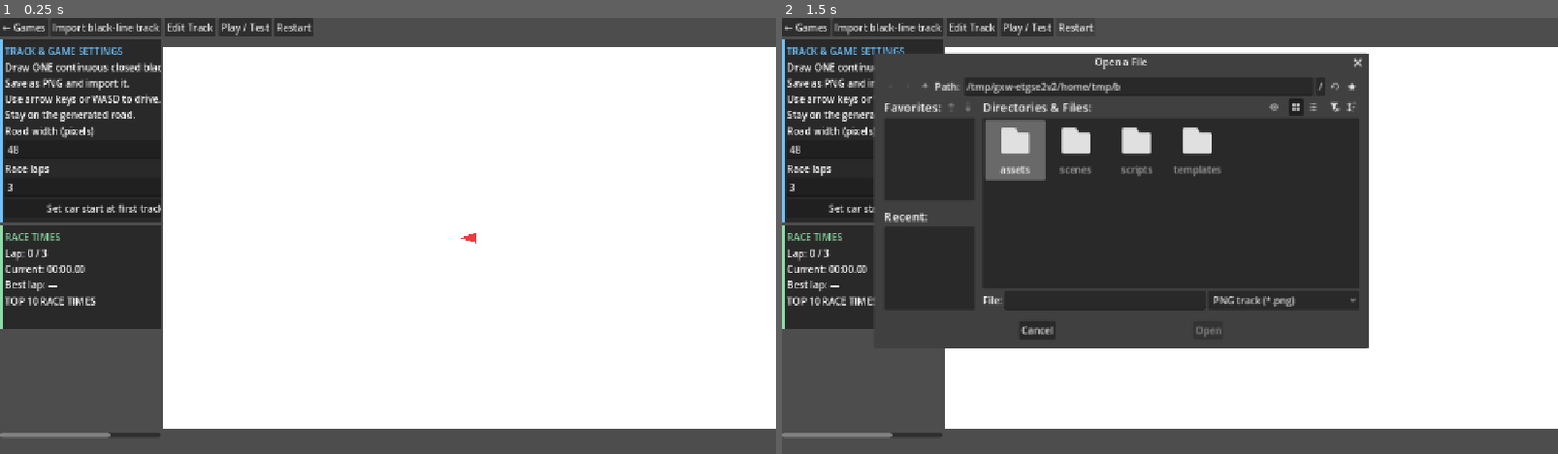
Above: before the commit, frames 1-2 (left to right).
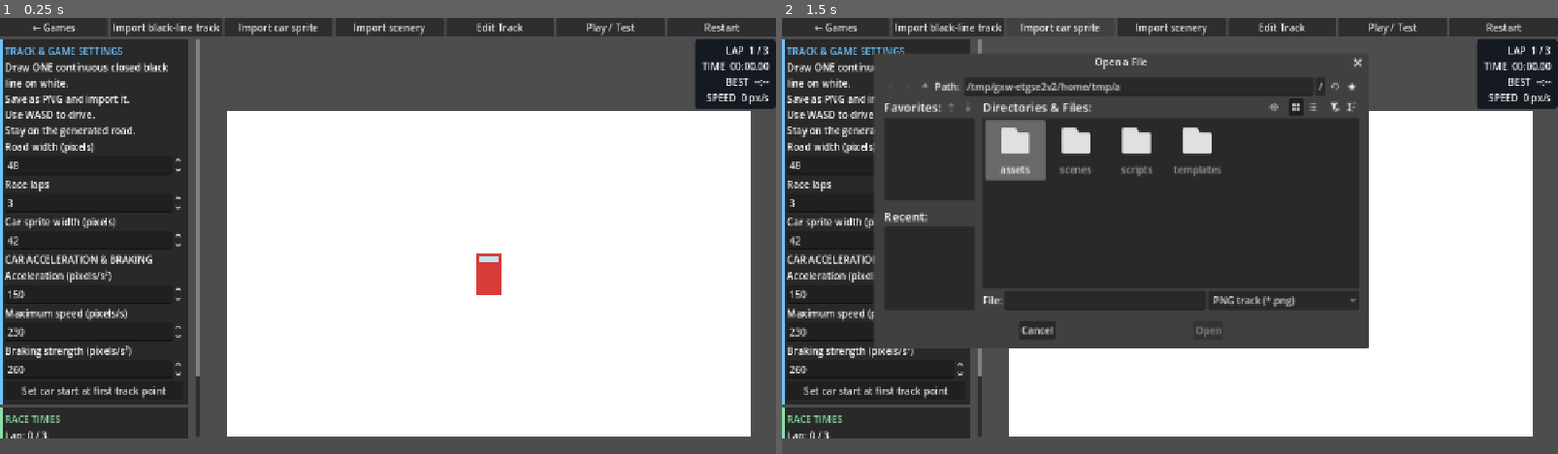
Above: after the commit, the same moments.

Repository: schmooza/Godot-game-maker
Game: Godot game, scene res://scenes/racing_editor.tscn
Same seed, same stepped clock (60 frames per second), same inputs: the game is played once before the commit and once after it. This scene is started directly instead of the project's main scene.
Inputs (mouse positions are in pixels of both pictures, inside the frame that each line leads up to):
- Up to frame 1 (0.25 s): no input
- Up to frame 2 (1.5 s): click "Import black-line track" at 0.5 s; click (1061, 26) at 1.25 s, where only the run after the commit has a clickable "Import car sprite"

The runs differ from the first frame. In frame 1, 33% of the frame differs, in the area x 0-100%, y 0-97%; in frame 2, 19%.

Commit message:
racing works
car scenery and accerelation

Diff:
--- a/project.godot
+++ b/project.godot
@@ -1,21 +1,37 @@
+; Engine configuration file.
+; It's best edited using the editor UI and not directly,
+; since the parameters that go here are not all obvious.
+;
+; Format:
+;   [section] ; section goes between []
+;   param=value ; assign values to parameters
+
 config_version=5
 
+[animation]
+
+compatibility/default_parent_skeleton_in_mesh_instance_3d=true
+
 [application]
+
 config/name="The Post-it Note Game Engine"
 run/main_scene="res://scenes/main.tscn"
-config/features=PackedStringArray("4.3", "GL Compatibility")
+config/features=PackedStringArray("4.7", "GL Compatibility")
+
+[autoload]
+
+EditorState="*res://scripts/editor_state.gd"
+AssetStore="*res://scripts/asset_store.gd"
+SharedData="*res://scripts/shared_data.gd"
 
 [display]
+
 window/size/viewport_width=1280
 window/size/viewport_height=720
 window/stretch/mode="canvas_items"
+window/stretch/aspect="expand"
 
 [rendering]
+
 renderer/rendering_method="gl_compatibility"
 renderer/rendering_method.mobile="gl_compatibility"
-textures/default_filters/use_nearest_mipmap_filter=false
-
-[autoload]
-EditorState="*res://scripts/editor_state.gd"
-AssetStore="*res://scripts/asset_store.gd"
-SharedData="*res://scripts/shared_data.gd"
--- /dev/null
+++ b/scripts/racing_car_view.gd
@@ -0,0 +1,22 @@
+extends Control
+var controller: Control
+func _draw() -> void:
+	var c: Variant = controller
+	var scale_factor: float = minf(size.x / 900.0, size.y / 560.0)
+	var pos: Vector2 = c.car_position
+	var angle: float = c.car_angle
+	if c.car_texture != null:
+		var source_size: Vector2 = c.car_texture.get_size()
+		# Car body is a portrait rectangle: front at the short top edge.
+		# Draw into a consistent 1:1.7 body shape, regardless of source PNG ratio.
+		var sprite_size := Vector2(c.car_sprite_width, c.car_sprite_width * 1.7)
+		draw_set_transform(pos * scale_factor, angle, Vector2.ONE * scale_factor)
+		draw_texture_rect(c.car_texture, Rect2(-sprite_size * 0.5, sprite_size), false)
+		draw_set_transform(Vector2.ZERO, 0.0, Vector2.ONE)
+	else:
+		# Rectangular default car, with windscreen at the front (short edge).
+		var car_rect := Rect2(Vector2(-c.car_sprite_width * 0.5, -c.car_sprite_width * 0.85), Vector2(c.car_sprite_width, c.car_sprite_width * 1.7))
+		draw_set_transform(pos * scale_factor, angle, Vector2.ONE * scale_factor)
+		draw_rect(car_rect, Color("#d83c39"))
+		draw_rect(Rect2(car_rect.position + Vector2(5, 5), Vector2(car_rect.size.x - 10, 9)), Color("#b8e8f5"))
+		draw_set_transform(Vector2.ZERO, 0.0, Vector2.ONE)
--- a/scripts/racing_editor.gd
+++ b/scripts/racing_editor.gd
@@ -4,12 +4,22 @@
 const SCORE_PATH := "user://racing_best_times.json"
 var track_image: Image
 var track_texture: Texture2D
+var scenery_texture: Texture2D
+const SCENERY_PATH := "user://racing_scenery.png"
+var car_texture: Texture2D
+var car_sprite_width := 42.0
+var car_size_spin: SpinBox
+const CAR_SPRITE_PATH := "user://racing_car_sprite.png"
 var track_points: Array[Vector2] = []
 var playing := false
 var car_position := Vector2.ZERO
 var car_angle := 0.0
 var car_speed := 0.0
 var road_width := 48.0
+var acceleration := 150.0
+var max_forward_speed := 230.0
+var brake_strength := 260.0
+var coast_drag := 85.0
 var total_laps := 3
 var lap := 0
 var elapsed := 0.0
@@ -20,12 +30,22 @@
 var last_checkpoint := -1
 var scores: Array = []
 var track_view: Control
+var car_view: Control
+var checkpoint_targets: Array[Vector2] = []
+var road_cells: Dictionary = {}
+const ROAD_CELL_SIZE := 24
 var road_spin: SpinBox
 var laps_spin: SpinBox
+var acceleration_spin: SpinBox
+var max_speed_spin: SpinBox
+var brake_spin: SpinBox
 var status: Label
 var timer_label: Label
+var map_hud_label: Label
 var score_label: Label
 var dialog: FileDialog
+var car_dialog: FileDialog
+var scenery_dialog: FileDialog
 var scene_panel: VBoxContainer
 var race_panel: VBoxContainer
 var track_file := "user://racing_track.png"
@@ -34,17 +54,23 @@
 	_load_scores()
 	_build()
 	_load_track()
+	_load_car_sprite()
+	_load_scenery()
 	_update_status()
 	set_process(true)
 
 func _build() -> void:
 	var root := VBoxContainer.new()
+	add_child(root)
 	root.set_anchors_and_offsets_preset(Control.PRESET_FULL_RECT)
-	add_child(root)
+	root.size_flags_horizontal = Control.SIZE_EXPAND_FILL
+	root.size_flags_vertical = Control.SIZE_EXPAND_FILL
 	var toolbar := HBoxContainer.new()
 	root.add_child(toolbar)
 	_button(toolbar, "← Games", func(): get_tree().change_scene_to_file("res://scenes/main.tscn"))
-	_button(toolbar, "Import black-line track", func(): dialog.popup_centered_ratio(0.75))
+	_button(toolbar, "Import black-line track", _open_track_dialog)
+	_button(toolbar, "Import car sprite", _open_car_dialog)
+	_button(toolbar, "Import scenery", _open_scenery_dialog)
 	_button(toolbar, "Edit Track", func(): playing = false; _update_status(); track_view.queue_redraw())
 	_button(toolbar, "Play / Test", _start)
 	_button(toolbar, "Restart", _start)
@@ -52,14 +78,17 @@
 	content.size_flags_vertical = Control.SIZE_EXPAND_FILL
 	root.add_child(content)
 	var scroll := ScrollContainer.new()
-	scroll.custom_minimum_size.x = 265
+	scroll.custom_minimum_size.x = 330
+	scroll.size_flags_horizontal = Control.SIZE_SHRINK_BEGIN
+	scroll.horizontal_scroll_mode = ScrollContainer.SCROLL_MODE_DISABLED
 	content.add_child(scroll)
 	var sidebar := VBoxContainer.new()
-	sidebar.custom_minimum_size.x = 250
+	sidebar.custom_minimum_size.x = 310
 	scroll.add_child(sidebar)
 	scene_panel = _section(sidebar, "TRACK & GAME SETTINGS", Color("#70c2fa"))
 	var instructions := Label.new()
-	instructions.text = "Draw ONE continuous closed black line on white.\nSave as PNG and import it.\nUse arrow keys or WASD to drive.\nStay on the generated road."
+	instructions.text = "Draw ONE continuous closed black line on white.\nSave as PNG and import it.\nUse WASD to drive.\nStay on the generated road."
+	instructions.autowrap_mode = TextServer.AUTOWRAP_WORD_SMART
 	scene_panel.add_child(instructions)
 	var road_label := Label.new()
 	road_label.text = "Road width (pixels)"
@@ -79,30 +108,197 @@
 	laps_spin.value = 3
 	laps_spin.value_changed.connect(func(v: float): total_laps = int(v); _save_config(); _update_status())
 	scene_panel.add_child(laps_spin)
+	var sprite_size_label := Label.new()
+	sprite_size_label.text = "Car sprite width (pixels)"
+	scene_panel.add_child(sprite_size_label)
+	car_size_spin = SpinBox.new()
+	car_size_spin.min_value = 16
+	car_size_spin.max_value = 100
+	car_size_spin.step = 2
+	car_size_spin.value = car_sprite_width
+	car_size_spin.value_changed.connect(func(value: float): car_sprite_width = value; _save_config(); car_view.queue_redraw())
+	scene_panel.add_child(car_size_spin)
+	var drive_heading := Label.new()
+	drive_heading.text = "CAR ACCELERATION & BRAKING"
+	scene_panel.add_child(drive_heading)
+	var accel_label := Label.new()
+	accel_label.text = "Acceleration (pixels/s²)"
+	scene_panel.add_child(accel_label)
+	acceleration_spin = SpinBox.new()
+	acceleration_spin.min_value = 20
+	acceleration_spin.max_value = 800
+	acceleration_spin.step = 10
+	acceleration_spin.value = acceleration
+	acceleration_spin.value_changed.connect(func(v: float): acceleration = v; _save_config())
+	scene_panel.add_child(acceleration_spin)
+	var speed_label := Label.new()
+	speed_label.text = "Maximum speed (pixels/s)"
+	scene_panel.add_child(speed_label)
+	max_speed_spin = SpinBox.new()
+	max_speed_spin.min_value = 40
+	max_speed_spin.max_value = 600
+	max_speed_spin.step = 10
+	max_speed_spin.value = max_forward_speed
+	max_speed_spin.value_changed.connect(func(v: float): max_forward_speed = v; _save_config())
+	scene_panel.add_child(max_speed_spin)
+	var brake_label := Label.new()
+	brake_label.text = "Braking strength (pixels/s²)"
+	scene_panel.add_child(brake_label)
+	brake_spin = SpinBox.new()
+	brake_spin.min_value = 40
+	brake_spin.max_value = 1000
+	brake_spin.step = 10
+	brake_spin.value = brake_strength
+	brake_spin.value_changed.connect(func(v: float): brake_strength = v; _save_config())
+	scene_panel.add_child(brake_spin)
 	_button(scene_panel, "Set car start at first track point", _reset_car)
 	race_panel = _section(sidebar, "RACE TIMES", Color("#8cdea6"))
 	timer_label = Label.new()
 	race_panel.add_child(timer_label)
 	score_label = Label.new()
 	race_panel.add_child(score_label)
+	# Separate HUD from the track: it has its own reserved row above the canvas.
+	var game_column := VBoxContainer.new()
+	game_column.size_flags_horizontal = Control.SIZE_EXPAND_FILL
+	game_column.size_flags_vertical = Control.SIZE_EXPAND_FILL
+	content.add_child(game_column)
+	var hud_row := HBoxContainer.new()
+	game_column.add_child(hud_row)
+	var hud_spacer := Control.new()
+	hud_spacer.size_flags_horizontal = Control.SIZE_EXPAND_FILL
+	hud_row.add_child(hud_spacer)
+	var hud_panel := PanelContainer.new()
+	hud_row.add_child(hud_panel)
+	hud_panel.mouse_filter = Control.MOUSE_FILTER_IGNORE
+	var hud_style := StyleBoxFlat.new()
+	hud_style.bg_color = Color(0.07, 0.09, 0.12, 0.95)
+	hud_style.corner_radius_top_left = 7
+	hud_style.corner_radius_top_right = 7
+	hud_style.corner_radius_bottom_left = 7
+	hud_style.corner_radius_bottom_right = 7
+	hud_style.content_margin_left = 12
+	hud_style.content_margin_right = 12
+	hud_style.content_margin_top = 7
+	hud_style.content_margin_bottom = 7
+	hud_panel.add_theme_stylebox_override("panel", hud_style)
+	map_hud_label = Label.new()
+	map_hud_label.add_theme_color_override("font_color", Color.WHITE)
+	map_hud_label.add_theme_font_size_override("font_size", 16)
+	map_hud_label.horizontal_alignment = HORIZONTAL_ALIGNMENT_RIGHT
+	hud_panel.add_child(map_hud_label)
 	var holder := AspectRatioContainer.new()
 	holder.size_flags_horizontal = Control.SIZE_EXPAND_FILL
 	holder.size_flags_vertical = Control.SIZE_EXPAND_FILL
 	holder.ratio = CANVAS.x / CANVAS.y
-	content.add_child(holder)
+	holder.stretch_mode = AspectRatioContainer.STRETCH_FIT
+	game_column.add_child(holder)
+	var canvas_layer := Control.new()
+	canvas_layer.size_flags_horizontal = Control.SIZE_EXPAND_FILL
+	canvas_layer.size_flags_vertical = Control.SIZE_EXPAND_FILL
+	holder.add_child(canvas_layer)
 	track_view = Control.new()
-	track_view.custom_minimum_size = CANVAS
+	track_view.set_anchors_and_offsets_preset(Control.PRESET_FULL_RECT)
 	track_view.set_script(load("res://scripts/racing_view.gd"))
 	track_view.set("controller", self)
-	holder.add_child(track_view)
+	canvas_layer.add_child(track_view)
+	track_view.set_anchors_and_offsets_preset(Control.PRESET_FULL_RECT)
+	car_view = Control.new()
+	car_view.mouse_filter = Control.MOUSE_FILTER_IGNORE
+	car_view.set_script(load("res://scripts/racing_car_view.gd"))
+	car_view.set("controller", self)
+	canvas_layer.add_child(car_view)
+	car_view.set_anchors_and_offsets_preset(Control.PRESET_FULL_RECT)
 	status = Label.new()
 	root.add_child(status)
 	dialog = FileDialog.new()
 	dialog.access = FileDialog.ACCESS_FILESYSTEM
+	dialog.use_native_dialog = true
 	dialog.file_mode = FileDialog.FILE_MODE_OPEN_FILE
 	dialog.add_filter("*.png", "PNG track")
 	dialog.file_selected.connect(_import_track)
 	add_child(dialog)
+	car_dialog = FileDialog.new()
+	car_dialog.access = FileDialog.ACCESS_FILESYSTEM
+	car_dialog.use_native_dialog = true
+	car_dialog.file_mode = FileDialog.FILE_MODE_OPEN_FILE
+	car_dialog.add_filter("*.png", "PNG car sprite")
+	car_dialog.file_selected.connect(_import_car_sprite)
+	add_child(car_dialog)
+	scenery_dialog = FileDialog.new()
+	scenery_dialog.access = FileDialog.ACCESS_FILESYSTEM
+	scenery_dialog.use_native_dialog = true
+	scenery_dialog.file_mode = FileDialog.FILE_MODE_OPEN_FILE
+	scenery_dialog.add_filter("*.png", "PNG scenery")
+	scenery_dialog.file_selected.connect(_import_scenery)
+	add_child(scenery_dialog)
+
+func _open_scenery_dialog() -> void:
+	scenery_dialog.popup_centered_ratio(0.75)
+
+func _import_scenery(path: String) -> void:
+	var image := Image.new()
+	if image.load(path) != OK:
+		status.text = "Could not load scenery PNG."
+		return
+	image.convert(Image.FORMAT_RGBA8)
+	# The scenery fills the entire track canvas; it is not used for road detection.
+	image.resize(int(CANVAS.x), int(CANVAS.y), Image.INTERPOLATE_LANCZOS)
+	if image.save_png(SCENERY_PATH) != OK:
+		status.text = "Could not save scenery PNG."
+		return
+	scenery_texture = ImageTexture.create_from_image(image)
+	status.text = "Scenery imported. The road is drawn on top."
+	track_view.queue_redraw()
+
+func _load_scenery() -> void:
+	if not FileAccess.file_exists(SCENERY_PATH):
+		return
+	var image := Image.new()
+	if image.load(SCENERY_PATH) == OK:
+		scenery_texture = ImageTexture.create_from_image(image)
+		track_view.queue_redraw()
+
+func _open_car_dialog() -> void:
+	car_dialog.popup_centered_ratio(0.75)
+
+func _import_car_sprite(path: String) -> void:
+	var image := Image.new()
+	if image.load(path) != OK:
+		status.text = "Could not load car PNG."
+		return
+	image.convert(Image.FORMAT_RGBA8)
+	# Trim transparent padding so the car fills its visible rectangle.
+	var used: Rect2i = image.get_used_rect()
+	if used.size.x > 0 and used.size.y > 0:
+		image = image.get_region(used)
+	# Landscape car art: rotate so its long axis runs front-to-back.
+	# Assumes the front is on the right of a landscape PNG.
+	if image.get_width() > image.get_height():
+		image.rotate_90(COUNTERCLOCKWISE)
+	# Sprite faces upwards (towards the top of the PNG).
+	# Preserve the imported image detail; scale only when drawing.
+	# Limit very large imports to keep student projects responsive.
+	var factor: float = minf(1.0, 512.0 / float(maxi(image.get_width(), image.get_height())))
+	if factor < 1.0:
+		image.resize(maxi(1, int(image.get_width() * factor)), maxi(1, int(image.get_height() * factor)), Image.INTERPOLATE_LANCZOS)
+	if image.save_png(CAR_SPRITE_PATH) != OK:
+		status.text = "Could not save car sprite."
+		return
+	car_texture = ImageTexture.create_from_image(image)
+	status.text = "Car sprite imported (front faces up; landscape PNG front assumed right)."
+	track_view.queue_redraw()
+
+func _load_car_sprite() -> void:
+	if not FileAccess.file_exists(CAR_SPRITE_PATH):
+		return
+	var image := Image.new()
+	if image.load(CAR_SPRITE_PATH) == OK:
+		car_texture = ImageTexture.create_from_image(image)
+
+func _open_track_dialog() -> void:
+	if dialog == null:
+		return
+	dialog.popup_centered_ratio(0.75)
 
 func _section(parent: Node, title: String, accent: Color) -> VBoxContainer:
 	var panel := PanelContainer.new()
@@ -125,6 +321,7 @@
 	var button := Button.new()
 	button.text = caption
 	button.pressed.connect(action)
+	button.size_flags_horizontal = Control.SIZE_EXPAND_FILL
 	parent.add_child(button)
 
 func _import_track(path: String) -> void:
@@ -140,6 +337,7 @@
 		return
 	track_image = img
 	track_points = detected
+	_build_road_cells()
 	track_texture = ImageTexture.create_from_image(img)
 	img.save_png(track_file)
 	_reset_car()
@@ -160,7 +358,15 @@
 func _load_track() -> void:
 	var cfg: Dictionary = SharedData.scenes.get("racing", {})
 	road_width = float(cfg.get("road_width", 48.0))
+	car_sprite_width = float(cfg.get("car_sprite_width", 42.0))
+	car_size_spin.value = car_sprite_width
 	total_laps = int(cfg.get("race_laps", 3))
+	acceleration = float(cfg.get("acceleration", 150.0))
+	max_forward_speed = float(cfg.get("max_speed", 230.0))
+	brake_strength = float(cfg.get("brake_strength", 260.0))
+	acceleration_spin.value = acceleration
+	max_speed_spin.value = max_forward_speed
+	brake_spin.value = brake_strength
 	road_spin.value = road_width
 	laps_spin.value = total_laps
 	if FileAccess.file_exists(track_file):
@@ -169,11 +375,16 @@
 			track_image = img
 			track_texture = ImageTexture.create_from_image(img)
 			track_points = _extract_line(img)
+			_build_road_cells()
 	_reset_car()
 
 func _save_config() -> void:
 	SharedData.scenes["racing"]["road_width"] = road_width
+	SharedData.scenes["racing"]["car_sprite_width"] = car_sprite_width
 	SharedData.scenes["racing"]["race_laps"] = total_laps
+	SharedData.scenes["racing"]["acceleration"] = acceleration
+	SharedData.scenes["racing"]["max_speed"] = max_forward_speed
+	SharedData.scenes["racing"]["brake_strength"] = brake_strength
 	SharedData.save()
 
 func _reset_car() -> void:
@@ -185,10 +396,44 @@
 		for p in track_points:
 			if p.x < car_position.x:
 				car_position = p
-	car_angle = -PI / 2.0
+	car_angle = _starting_track_angle()
 	car_speed = 0.0
-	if track_view != null:
-		track_view.queue_redraw()
+	if car_view != null:
+		car_view.queue_redraw()
+
+# Estimate the local road direction using nearby black pixels.
+# The line has no inherent travel direction, so choose the upward-pointing
+# tangent by default. The car will always be parallel to the road at spawn.
+func _starting_track_angle() -> float:
+	if track_points.is_empty():
+		return 0.0
+	var center: Vector2 = car_position
+	var radius: float = maxf(24.0, road_width * 0.6)
+	var radius_sq: float = radius * radius
+	var mean := Vector2.ZERO
+	var count: int = 0
+	for point in track_points:
+		if point.distance_squared_to(center) <= radius_sq:
+			mean += point
+			count += 1
+	if count < 3:
+		return 0.0
+	mean /= float(count)
+	var xx: float = 0.0
+	var xy: float = 0.0
+	var yy: float = 0.0
+	for point in track_points:
+		if point.distance_squared_to(center) <= radius_sq:
+			var delta: Vector2 = point - mean
+			xx += delta.x * delta.x
+			xy += delta.x * delta.y
+			yy += delta.y * delta.y
+	# Principal axis of local black-line pixels (tangent to the road).
+	var theta: float = 0.5 * atan2(2.0 * xy, xx - yy)
+	var tangent := Vector2(cos(theta), sin(theta))
+	if tangent.y > 0.0 or (absf(tangent.y) < 0.01 and tangent.x < 0.0):
+		tangent = -tangent
+	return Vector2.UP.angle_to(tangent)
 
 func _start() -> void:
 	if track_points.size() < 100:
@@ -202,21 +447,53 @@
 	best_lap = INF
 	checkpoints = [false, false, false]
 	last_checkpoint = -1
+	var bounds := Rect2(track_points[0], Vector2.ZERO)
+	for point in track_points:
+		bounds = bounds.expand(point)
+	checkpoint_targets = [_nearest_track(Vector2(bounds.end.x, bounds.position.y + bounds.size.y * 0.35)), _nearest_track(Vector2(bounds.position.x + bounds.size.x * 0.5, bounds.end.y)), _nearest_track(Vector2(bounds.position.x, bounds.position.y + bounds.size.y * 0.65))]
 	_update_status()
 
+func _build_road_cells() -> void:
+	road_cells.clear()
+	for point in track_points:
+		var key := Vector2i(int(floor(point.x / ROAD_CELL_SIZE)), int(floor(point.y / ROAD_CELL_SIZE)))
+		if not road_cells.has(key):
+			road_cells[key] = []
+		road_cells[key].append(point)
+
 func _on_road(p: Vector2) -> bool:
-	var limit := (road_width * 0.5) * (road_width * 0.5)
-	for point in track_points:
-		if point.distance_squared_to(p) < limit:
-			return true
+	if road_cells.is_empty() and not track_points.is_empty():
+		_build_road_cells()
+	var radius: float = road_width * 0.5
+	var limit: float = radius * radius
+	var cell := Vector2i(int(floor(p.x / ROAD_CELL_SIZE)), int(floor(p.y / ROAD_CELL_SIZE)))
+	var reach: int = int(ceil(radius / ROAD_CELL_SIZE)) + 1
+	for y in range(cell.y - reach, cell.y + reach + 1):
+		for x in range(cell.x - reach, cell.x + reach + 1):
+			var key := Vector2i(x, y)
+			if road_cells.has(key):
+				for point in road_cells[key]:
+					if point.distance_squared_to(p) < limit:
+						return true
 	return false
 
 func _process(delta: float) -> void:
 	if not playing:
 		return
-	var steer := Input.get_axis("ui_left", "ui_right")
-	var accelerate := Input.get_axis("ui_down", "ui_up")
-	car_speed = move_toward(car_speed, accelerate * 230.0, 230.0 * delta)
+	# WASD-only controls; physical keys avoid focused UI widgets consuming input.
+	var steer := float(Input.is_physical_key_pressed(KEY_D)) - float(Input.is_physical_key_pressed(KEY_A))
+	var throttle := Input.is_physical_key_pressed(KEY_W)
+	var braking := Input.is_physical_key_pressed(KEY_S)
+	if throttle and not braking:
+		car_speed = move_toward(car_speed, max_forward_speed, acceleration * delta)
+	elif braking and not throttle:
+		# S brakes a moving car, then reverses when stopped.
+		if car_speed > 0.0:
+			car_speed = move_toward(car_speed, 0.0, brake_strength * delta)
+		else:
+			car_speed = move_toward(car_speed, -max_forward_speed * 0.45, acceleration * delta)
+	else:
+		car_speed = move_toward(car_speed, 0.0, coast_drag * delta)
 	if abs(car_speed) > 5:
 		car_angle += steer * 2.4 * delta * sign(car_speed)
 	var next := car_position + Vector2.UP.rotated(car_angle) * car_speed * delta
@@ -227,17 +504,14 @@
 	elapsed += delta
 	_check_lap()
 	_update_status()
-	track_view.queue_redraw()
+	car_view.queue_redraw()
 
 func _check_lap() -> void:
 	# Three spatial checkpoints in order, followed by the start area.
 	# This prevents repeated finish-line crossings from awarding laps.
 	if track_points.is_empty():
 		return
-	var bounds := Rect2(track_points[0], Vector2.ZERO)
-	for p in track_points:
-		bounds = bounds.expand(p)
-	var targets := [_nearest_track(Vector2(bounds.end.x, bounds.position.y + bounds.size.y * 0.35)), _nearest_track(Vector2(bounds.position.x + bounds.size.x * 0.5, bounds.end.y)), _nearest_track(Vector2(bounds.position.x, bounds.position.y + bounds.size.y * 0.65))]
+	var targets := checkpoint_targets
 	for i in range(3):
 		if last_checkpoint == i - 1 and car_position.distance_to(targets[i]) < max(road_width, 65.0):
 			checkpoints[i] = true
@@ -253,6 +527,7 @@
 			if lap >= total_laps:
 				playing = false
 				_record_score(elapsed)
+				_update_score_label()
 				status.text = "RACE COMPLETE! Time: " + _fmt(elapsed)
 
 func _nearest_track(pos: Vector2) -> Vector2:
@@ -280,6 +555,15 @@
 	if timer_label == null:
 		return
 	timer_label.text = "Lap: %d / %d\nCurrent: %s\nBest lap: %s" % [lap, total_laps, _fmt(elapsed - lap_start), "—" if is_inf(best_lap) else _fmt(best_lap)]
+	if map_hud_label != null:
+		var shown_lap: int = mini(lap + 1, total_laps)
+		var current_time: float = maxf(0.0, elapsed - lap_start)
+		map_hud_label.text = "LAP  %d / %d\nTIME  %s\nBEST  %s\nSPEED  %d px/s" % [shown_lap, total_laps, _fmt(current_time), "--:--" if is_inf(best_lap) else _fmt(best_lap), int(round(absf(car_speed)))]
+
+	if not playing:
+		_update_score_label()
+
+func _update_score_label() -> void:
 	var rows := "TOP 10 RACE TIMES\n"
 	for i in range(min(10, scores.size())):
 		rows += "%d. %s\n" % [i + 1, _fmt(float(scores[i]))]
--- a/scripts/racing_view.gd
+++ b/scripts/racing_view.gd
@@ -2,9 +2,11 @@
 var controller: Control
 func _draw() -> void:
 	var c: Variant = controller
-	var scale_factor := min(size.x / 900.0, size.y / 560.0)
+	var scale_factor: float = minf(size.x / 900.0, size.y / 560.0)
 	draw_set_transform(Vector2.ZERO, 0.0, Vector2.ONE * scale_factor)
 	draw_rect(Rect2(Vector2.ZERO, Vector2(900, 560)), Color.WHITE)
+	if c.scenery_texture != null:
+		draw_texture_rect(c.scenery_texture, Rect2(Vector2.ZERO, Vector2(900, 560)), false)
 	if c.track_texture != null:
 		draw_texture_rect(c.track_texture, Rect2(Vector2.ZERO, Vector2(900, 560)), false, Color(1, 1, 1, 0.2))
 	for p in c.track_points:
@@ -14,10 +16,3 @@
 	if not c.track_points.is_empty():
 		var start: Vector2 = c._start_position()
 		draw_circle(start, 9, Color("#00cfcf"))
-	var pos: Vector2 = c.car_position
-	var angle: float = c.car_angle
-	var shape := PackedVector2Array([Vector2(0, -13), Vector2(8, 10), Vector2(-8, 10)])
-	var rotated := PackedVector2Array()
-	for v in shape:
-		rotated.append(pos + v.rotated(angle))
-	draw_colored_polygon(rotated, Color("#e34141"))
Not shown, changed: scripts/main.gd.uid
Not shown, added: scripts/racing_car_view.gd.uid
Not shown, added: scripts/racing_editor.gd.uid
Not shown, added: scripts/racing_view.gd.uid
Not shown, changed: scripts/shared_data.gd.uid
Not shown, changed: scripts/shared_editor.gd.uid
Not shown, added: docs/CAR_SPRITE.md
Not shown, added: docs/RACING_ACCELERATION.md
Not shown, added: docs/RECTANGULAR_CAR.md
Not shown, added: docs/SCENERY.md
